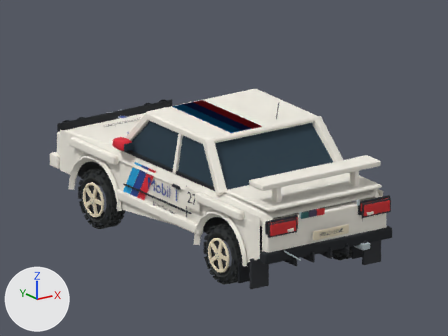
What one commit did to the Blender file art_source/menu_models/R200.blend.
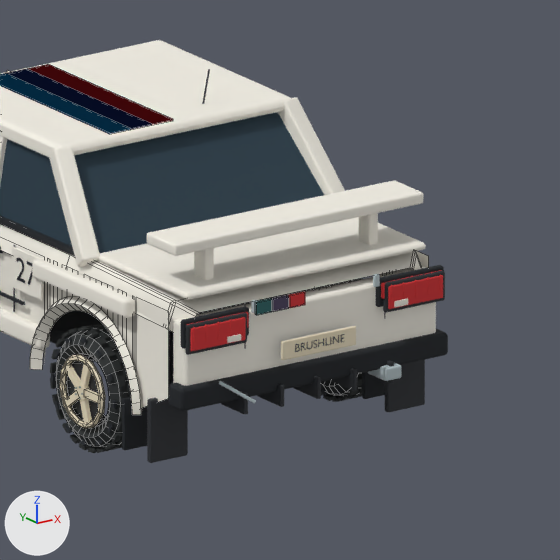
Old and new are each drawn from the file's camera 'MenuCamera' and again close up on the part from 40% to 99% of the width and 21% to 100% of the height. Arrows for +X, +Y and +Z are at lower left; the lights stay in place. The first two pictures are the older version. The close-ups show mesh edges as thin lines.

In view in the first close-up: 'ATCasing.001', 'BootLid', 'E30BoxFlareTop.001', 'E30RearWing', 'RearBumper', 'RearFascia', 'RearGlass', 'Roof', 'SculptedShoulder', 'SidePanel.052', 'SideWindows', 'WindowPillar.001' and 99 more.
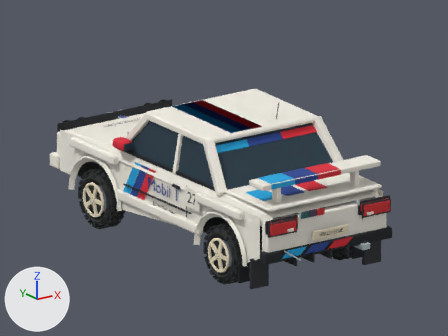
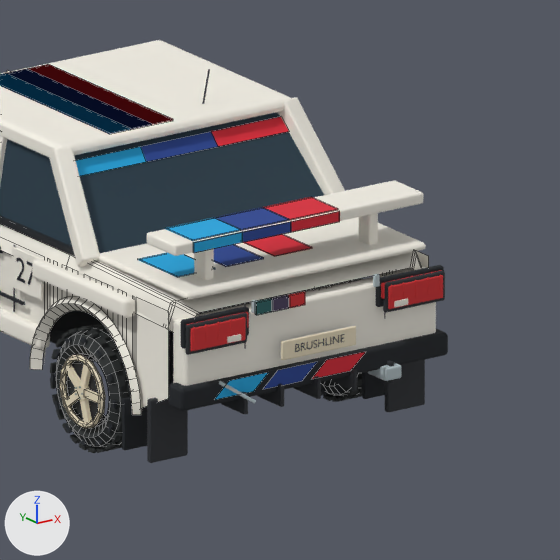
Location of each change, (x1, y1, x2, y2) in pixels of the close-ups (560 x 560 px):
'LiveryRear_GlassBanner.001', added (blue): after (141, 132, 218, 162)
'LiveryRear_GlassBanner.002', added (red): after (211, 117, 289, 146)
'LiveryRear_GlassBanner', added (cyan): after (76, 147, 146, 176)
'LiveryRear_MWingTop', added (cyan): after (165, 218, 241, 241)
'LiveryRear_MWingTop.002', added (red): after (263, 197, 338, 220)
'LiveryRear_MWingTop.001', added (blue): after (214, 207, 289, 230)
'LiveryRear_MBoot', added (cyan): after (138, 253, 215, 277)
'LiveryRear_MBoot.002', added (red): after (243, 234, 312, 256)
'LiveryRear_MBoot.001', added (blue): after (214, 244, 264, 267)
'LiveryRear_MFascia.001', added (blue): after (263, 362, 317, 389)
'LiveryRear_MFascia.002', added (red): after (312, 352, 365, 379)
'LiveryRear_MFascia', added (cyan): after (214, 372, 269, 400)
'LiveryRear_MWingEdge', added (cyan): after (193, 232, 243, 253)
'LiveryRear_MWingEdge.002', added (red): after (291, 211, 340, 232)
'LiveryRear_MWingEdge.001', added (blue): after (243, 222, 291, 242)

Edits to the bpy script that builds the scene:
```text
Add me_liveryrear_glassbanner:
    me_liveryrear_glassbanner.from_pydata([(-0.707, -0.892, 0.746), (-0.236, -0.892, 0.746), (-0.232, -0.832, 0.815), (-0.696, -0.832, 0.815)], [], [(0, 1, 2, 3)])
    me_liveryrear_glassbanner.materials.append(mat_cyan)  # cyan #19a9e3
Add me_liveryrear_glassbanner_001:
    me_liveryrear_glassbanner_001.from_pydata([(-0.236, -0.892, 0.746), (0.236, -0.892, 0.746), (0.232, -0.832, 0.815), (-0.232, -0.832, 0.815)], [], [(0, 1, 2, 3)])
    me_liveryrear_glassbanner_001.materials.append(mat_blue)  # blue #254596
Add me_liveryrear_glassbanner_002:
    me_liveryrear_glassbanner_002.from_pydata([(0.236, -0.892, 0.746), (0.707, -0.892, 0.746), (0.696, -0.832, 0.815), (0.232, -0.832, 0.815)], [], [(0, 1, 2, 3)])
    me_liveryrear_glassbanner_002.materials.append(mat_scarlet)  # red #dd2537
Add me_liveryrear_mfascia_003:
    me_liveryrear_mfascia_003.from_pydata([(-0.67, -2.158, -0.19), (-0.41, -2.158, -0.19), (-0.31, -2.158, -0.1), (-0.57, -2.158, -0.1)], [], [(0, 1, 2, 3)])
    me_liveryrear_mfascia_003.materials.append(mat_cyan)  # cyan #19a9e3
Add me_liveryrear_mfascia_004:
    me_liveryrear_mfascia_004.from_pydata([(-0.35, -2.158, -0.19), (-0.09, -2.158, -0.19), (0.01, -2.158, -0.1), (-0.25, -2.158, -0.1)], [], [(0, 1, 2, 3)])
    me_liveryrear_mfascia_004.materials.append(mat_blue)  # blue #254596
Add me_liveryrear_mfascia_005:
    me_liveryrear_mfascia_005.from_pydata([(-0.03, -2.158, -0.19), (0.23, -2.158, -0.19), (0.33, -2.158, -0.1), (0.07, -2.158, -0.1)], [], [(0, 1, 2, 3)])
    me_liveryrear_mfascia_005.materials.append(mat_scarlet)  # red #dd2537
Add ob_liveryrear_glassbanner:
    ob_liveryrear_glassbanner = bpy.data.objects.new('LiveryRear_GlassBanner', me_liveryrear_glassbanner)
    ob_liveryrear_glassbanner.parent = ob_display_r200
    ob_liveryrear_glassbanner.location = (0.0, 0.0, 0.0)
Add ob_liveryrear_glassbanner_001:
    ob_liveryrear_glassbanner_001 = bpy.data.objects.new('LiveryRear_GlassBanner.001', me_liveryrear_glassbanner_001)
    ob_liveryrear_glassbanner_001.parent = ob_display_r200
    ob_liveryrear_glassbanner_001.location = (0.0, 0.0, 0.0)
Add ob_liveryrear_glassbanner_002:
    ob_liveryrear_glassbanner_002 = bpy.data.objects.new('LiveryRear_GlassBanner.002', me_liveryrear_glassbanner_002)
    ob_liveryrear_glassbanner_002.parent = ob_display_r200
    ob_liveryrear_glassbanner_002.location = (0.0, 0.0, 0.0)
Add ob_liveryrear_mboot:
    ob_liveryrear_mboot = bpy.data.objects.new('LiveryRear_MBoot', me_cube_042_1)  # a box spanning x -0.125..0.125, y -0.185..0.185, z -0.002..0.002; in mat_cyan (cyan #19a9e3)
    ob_liveryrear_mboot.parent = ob_display_r200
    ob_liveryrear_mboot.location = (-0.54, -1.615, 0.413)
Add ob_liveryrear_mboot_001:
    ob_liveryrear_mboot_001 = bpy.data.objects.new('LiveryRear_MBoot.001', me_cube_045_1)  # a box spanning x -0.125..0.125, y -0.185..0.185, z -0.002..0.002; in mat_blue (blue #254596)
    ob_liveryrear_mboot_001.parent = ob_display_r200
    ob_liveryrear_mboot_001.location = (-0.22, -1.615, 0.413)
Add ob_liveryrear_mboot_002:
    ob_liveryrear_mboot_002 = bpy.data.objects.new('LiveryRear_MBoot.002', me_cube_048_1)  # a box spanning x -0.125..0.125, y -0.185..0.185, z -0.002..0.002; in mat_scarlet (red #dd2537)
    ob_liveryrear_mboot_002.parent = ob_display_r200
    ob_liveryrear_mboot_002.location = (0.1, -1.615, 0.413)
Add ob_liveryrear_mfascia:
    ob_liveryrear_mfascia = bpy.data.objects.new('LiveryRear_MFascia', me_liveryrear_mfascia_003)
    ob_liveryrear_mfascia.parent = ob_display_r200
    ob_liveryrear_mfascia.location = (0.0, 0.0, 0.0)
Add ob_liveryrear_mfascia_001:
    ob_liveryrear_mfascia_001 = bpy.data.objects.new('LiveryRear_MFascia.001', me_liveryrear_mfascia_004)
    ob_liveryrear_mfascia_001.parent = ob_display_r200
    ob_liveryrear_mfascia_001.location = (0.0, 0.0, 0.0)
Add ob_liveryrear_mfascia_002:
    ob_liveryrear_mfascia_002 = bpy.data.objects.new('LiveryRear_MFascia.002', me_liveryrear_mfascia_005)
    ob_liveryrear_mfascia_002.parent = ob_display_r200
    ob_liveryrear_mfascia_002.location = (0.0, 0.0, 0.0)
Add ob_liveryrear_mwingedge:
    ob_liveryrear_mwingedge = bpy.data.objects.new('LiveryRear_MWingEdge', me_cube_041_1)  # a box spanning x -0.16..0.16, y -0.003..0.003, z -0.029..0.029; in mat_cyan (cyan #19a9e3)
    ob_liveryrear_mwingedge.parent = ob_display_r200
    ob_liveryrear_mwingedge.location = (-0.54, -2.008, 0.64)
Add ob_liveryrear_mwingedge_001:
    ob_liveryrear_mwingedge_001 = bpy.data.objects.new('LiveryRear_MWingEdge.001', me_cube_044_1)  # a box spanning x -0.16..0.16, y -0.003..0.003, z -0.029..0.029; in mat_blue (blue #254596)
    ob_liveryrear_mwingedge_001.parent = ob_display_r200
    ob_liveryrear_mwingedge_001.location = (-0.22, -2.008, 0.64)
Add ob_liveryrear_mwingedge_002:
    ob_liveryrear_mwingedge_002 = bpy.data.objects.new('LiveryRear_MWingEdge.002', me_cube_047_1)  # a box spanning x -0.16..0.16, y -0.003..0.003, z -0.029..0.029; in mat_scarlet (red #dd2537)
    ob_liveryrear_mwingedge_002.parent = ob_display_r200
    ob_liveryrear_mwingedge_002.location = (0.1, -2.008, 0.64)
Add ob_liveryrear_mwingtop:
    ob_liveryrear_mwingtop = bpy.data.objects.new('LiveryRear_MWingTop', me_cube_040_1)  # a box spanning x -0.16..0.16, y -0.128..0.128, z -0.002..0.002; in mat_cyan (cyan #19a9e3)
    ob_liveryrear_mwingtop.parent = ob_display_r200
    ob_liveryrear_mwingtop.location = (-0.54, -1.865, 0.677)
Add ob_liveryrear_mwingtop_001:
    ob_liveryrear_mwingtop_001 = bpy.data.objects.new('LiveryRear_MWingTop.001', me_cube_043_1)  # a box spanning x -0.16..0.16, y -0.128..0.128, z -0.002..0.002; in mat_blue (blue #254596)
    ob_liveryrear_mwingtop_001.parent = ob_display_r200
    ob_liveryrear_mwingtop_001.location = (-0.22, -1.865, 0.677)
Add ob_liveryrear_mwingtop_002:
    ob_liveryrear_mwingtop_002 = bpy.data.objects.new('LiveryRear_MWingTop.002', me_cube_046_1)  # a box spanning x -0.16..0.16, y -0.128..0.128, z -0.002..0.002; in mat_scarlet (red #dd2537)
    ob_liveryrear_mwingtop_002.parent = ob_display_r200
    ob_liveryrear_mwingtop_002.location = (0.1, -1.865, 0.677)
```
